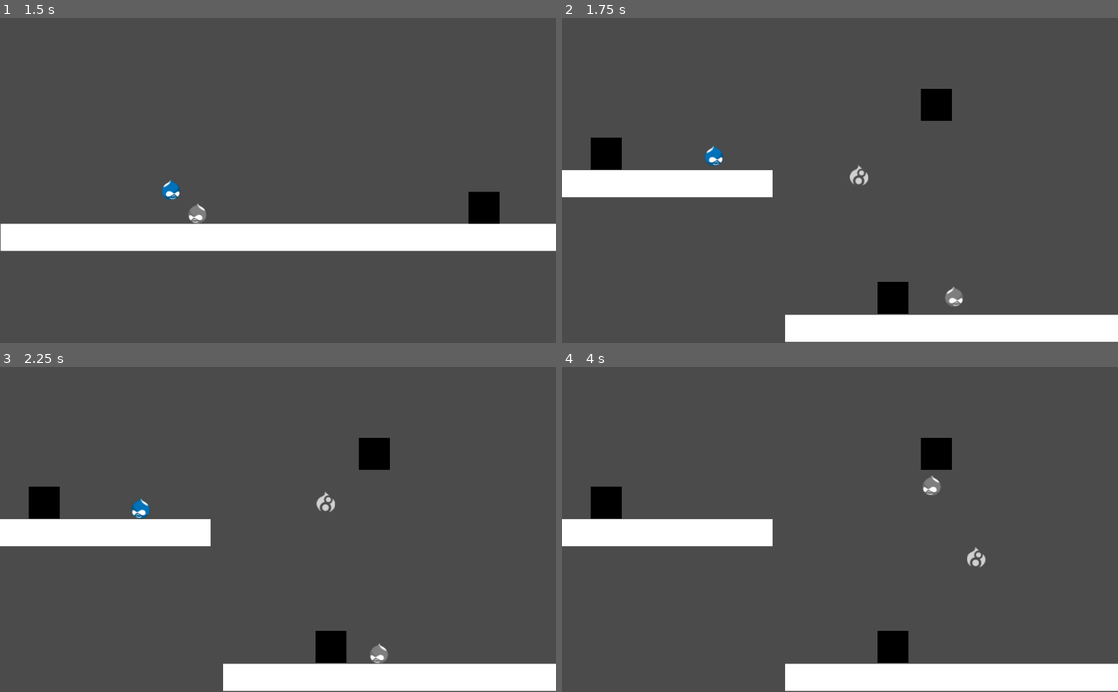
Above: before the commit, frames 1-4 (two rows, left to right).
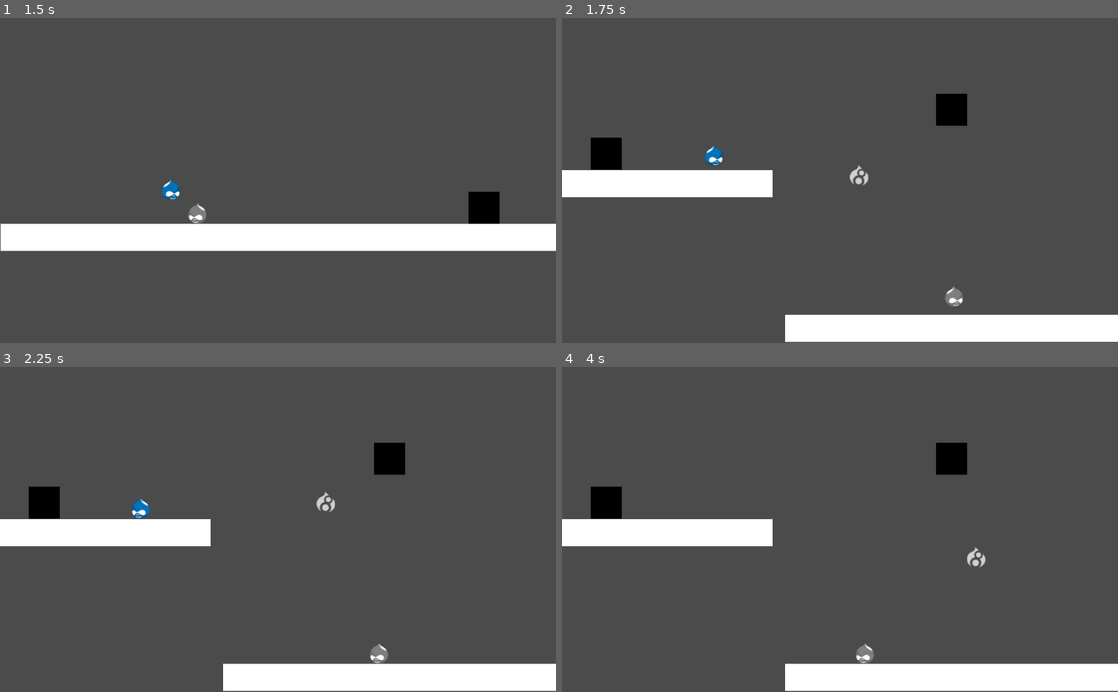
Above: after the commit, the same moments.

Repository: hamdle/Drupal_Quest
Game: Godot game, scene res://Scenes/Arcade/Arcade1.tscn
Same seed, same stepped clock (60 frames per second), same inputs: the game is played once before the commit and once after it. This scene is started directly instead of the project's main scene.
Inputs (mouse positions are in pixels of both pictures, inside the frame that each line leads up to):
- Up to frame 1 (1.5 s): move the mouse to (250, 245) at 0.52 s; press the mouse at (250, 245) at 0.53 s; hold D (move_right) from 0.53 s (still down); tap W (jump) at 0.77 s; move the mouse to (444, 229) at 1.27 s; release the mouse at (444, 229) at 1.28 s; click (444, 229) at 1.35 s
- Up to frame 2 (1.75 s): keep holding D (move_right); tap W (jump) at 1.52 s
- Up to frame 3 (2.25 s): move the mouse to (111, 480) at 2.02 s; release D (move_right) at 2.03 s; press the mouse at (111, 480) at 2.03 s; hold A (move_left) from 2.03 s (still down)
- Up to frame 4 (4 s): keep holding A (move_left); move the mouse to (867, 529) at 2.77 s; release the mouse at (867, 529) at 2.78 s; click (867, 529) at 2.85 s; tap W (jump) at 3.02, 3.77 s; move the mouse to (756, 448) at 3.52 s; press the mouse at (756, 448) at 3.53 s

Frame 1 is identical in both runs. In frame 2, 1.2% of the frame differs, in the area x 56-73%, y 21-92%; in frame 3, 1.2%; in frame 4, 1.5%, in the area x 52-73%, y 21-92%.

Commit message:
Allow Key to gate

Diff:
--- a/Objects/Gates/GateA.gd
+++ b/Objects/Gates/GateA.gd
@@ -11,9 +11,11 @@
 			teleport_player_to_gate_b()
 		if ("TAG" in body): # If TAG exists
 			if body.TAG == "Bug": # If the TAG is a Bug
-				teleport_enemy_to_gate_a(body)
+				teleport_object_to_gate_b(body)
 			elif body.TAG == "Flying": # If the TAG is a Bug
-				teleport_enemy_to_gate_a(body)
+				teleport_object_to_gate_b(body)
+			elif body.TAG == "Key":
+				teleport_object_to_gate_b(body)
 
 func teleport_player_to_gate_b():
 	# Get player
@@ -26,7 +28,7 @@
 	player.position = teleport_to_position
 	player.motion = Vector2(0, 0)
 
-func teleport_enemy_to_gate_a(body):
+func teleport_object_to_gate_b(body):
 	var gate_a = get_tree().get_root().get_node("World/Gates/GateB")
 	# Set player to Gate B position
 	var teleport_to_position = gate_a.position
--- a/Objects/Gates/GateB.gd
+++ b/Objects/Gates/GateB.gd
@@ -11,9 +11,11 @@
 			teleport_player_to_gate_a()
 		if ("TAG" in body): # If TAG exists
 			if body.TAG == "Bug": # If the TAG is a Bug
-				teleport_enemy_to_gate_a(body)
+				teleport_object_to_gate_a(body)
 			elif body.TAG == "Flying": # If the TAG is a Bug
-				teleport_enemy_to_gate_a(body)
+				teleport_object_to_gate_a(body)
+			elif body.TAG == "Key":
+				teleport_object_to_gate_a(body)
 
 func teleport_player_to_gate_a():
 	# Get player
@@ -26,7 +28,7 @@
 	player.position = teleport_to_position
 	player.motion = Vector2(0, 0)
 
-func teleport_enemy_to_gate_a(body):
+func teleport_object_to_gate_a(body):
 	var gate_a = get_tree().get_root().get_node("World/Gates/GateA")
 	# Set player to Gate B position
 	var teleport_to_position = gate_a.position
--- a/Objects/Key/Key.gd
+++ b/Objects/Key/Key.gd
@@ -2,6 +2,7 @@
 
 enum STATE { NULL, HIDE, SHOW, CARRY }
 
+const TAG = "Key"
 # Physics and Jump
 var motion = Vector2()
 var character
--- a/Scenes/Story/Story1.tscn
+++ b/Scenes/Story/Story1.tscn
@@ -99,11 +99,11 @@
 
 [node name="GateA" parent="Gates" index="0" instance=ExtResource( 3 )]
 
-position = Vector2( 609.186, 516.742 )
+position = Vector2( 717.248, 169.667 )
 
 [node name="GateB" parent="Gates" index="1" instance=ExtResource( 4 )]
 
-position = Vector2( 690, 160 )
+position = Vector2( 675.195, 953.916 )
 
 [node name="Enemies" type="Node" parent="." index="2"]
 
